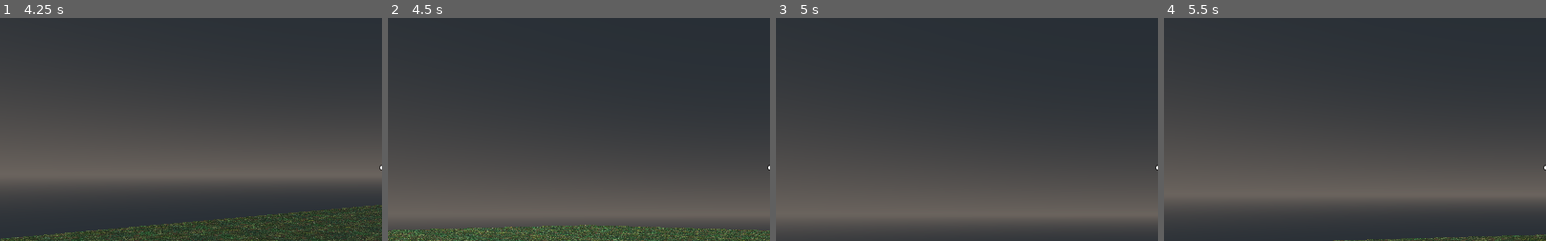
Above: before the commit, frames 1-4 (left to right).
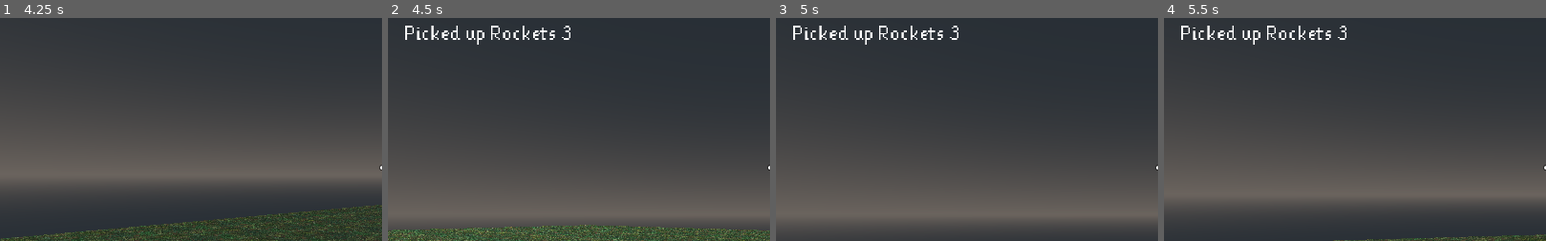
Above: after the commit, the same moments.

Repository: rmanley/retro-3d-fps
Game: Godot game, scene res://scenes/World.tscn
Two runs of this game, one before a commit and one after it. Both use one fixed random seed, a clock stepped at 60 frames per second and the inputs below.
Inputs (mouse positions are % of the whole screen's width and height, from its top left):
- Up to frame 1 (4.25 s): tap Enter at 0.5 s; move the mouse to (55, 50) at 0.52 s; press the mouse at (55, 50) at 0.53 s; hold W (move_forwards) from 0.53 s (still down); tap Space (jump) at 0.77, 1.52, 3.02, 3.77 s; move the mouse to (45, 50) at 1.27 s; release the mouse at (45, 50) at 1.28 s; tap Shift (crouch) at 1.35 s; move the mouse to (52, 48) at 2.02 s; hold Mouse wheel down (weapon_next) 2.03-2.78 s; move the mouse to (49, 52) at 2.77 s; tap Mouse wheel up (weapon_previous) at 2.85 s; tap R (restart) at 3.5 s; move the mouse to (57, 51) at 3.52 s; tap 1 at 3.6 s
- Up to frame 2 (4.5 s): keep holding W (move_forwards); move the mouse to (42, 49) at 4.27 s; tap 2 at 4.35 s
- Up to frame 3 (5 s): keep holding W (move_forwards); tap Space (jump) at 4.52 s
- Up to frame 4 (5.5 s): keep holding W (move_forwards); move the mouse to (51, 50) at 5.02 s; tap 3 at 5.1 s
The pictures show only the part of the screen within x 0-50%, y 16-66%; the shares and areas given below are measured in that part.

Frame 1 is identical in both runs. In frame 2, 0.9% of the frame differs, in the area x 4-48%, y 3-12%; in frame 3, 0.9%; in frame 4, 0.9%.

Commit message:
Added pickup ui and sound effects.

Diff:
--- /dev/null
+++ b/characters/player/PickupInfo.gd
@@ -0,0 +1,28 @@
+extends Label
+
+const _MAX_LINES = 5
+const _PICKED_UP_MESSAGE = 'Picked up %s'
+var _pickups_info = []
+
+func _ready():
+	text = ''
+
+func add_pickups_info(pickup_type, amount: int):
+	$RemoveInfoTimer.start()
+	var pickup = Pickup.pickup_name(pickup_type)
+	if !Pickup.is_weapon(pickup_type) and amount > 0:
+		pickup += ' %s' % amount
+	_pickups_info.push_back(_PICKED_UP_MESSAGE % pickup)
+	while _pickups_info.size() > _MAX_LINES:
+		_pickups_info.pop_front()
+	update_display()
+
+func remove_pickups_info():
+	if _pickups_info.size() > 0:
+		_pickups_info.pop_front()
+	update_display()
+
+func update_display():
+	text = ''
+	for pickup_info in _pickups_info:
+		text += pickup_info + '\n'
--- a/characters/player/PickupManager.gd
+++ b/characters/player/PickupManager.gd
@@ -14,5 +14,5 @@
 func on_area_entered(pickup: Pickup):
 	if pickup.pickup_type == Pickup.PickupType.HEALTH and _current_player_health == max_player_health:
 		return
-	emit_signal('got_pickup', pickup.pickup_type, pickup.ammount)
+	emit_signal('got_pickup', pickup.pickup_type, pickup.amount)
 	pickup.queue_free()
--- a/characters/player/Player.tscn
+++ b/characters/player/Player.tscn
@@ -24,6 +24,13 @@
 [ext_resource path="res://ui/crypt_domino_1b.png" type="Texture" id=22]
 [ext_resource path="res://ui/KleintenDynamicFont.tres" type="DynamicFont" id=23]
 [ext_resource path="res://characters/player/StatsDisplay.gd" type="Script" id=24]
+[ext_resource path="res://ui/KLEINTEN.ttf" type="DynamicFontData" id=25]
+[ext_resource path="res://characters/player/PickupInfo.gd" type="Script" id=26]
+[ext_resource path="res://sfx/out_of_ammo.wav" type="AudioStream" id=27]
+[ext_resource path="res://sfx/machine_gun_fire.wav" type="AudioStream" id=28]
+[ext_resource path="res://sfx/rocket_launcher_fire.wav" type="AudioStream" id=29]
+[ext_resource path="res://sfx/shotgun_fire.wav" type="AudioStream" id=30]
+[ext_resource path="res://sfx/knife_fire.wav" type="AudioStream" id=31]
 
 [sub_resource type="CapsuleShape" id=1]
 radius = 0.5
@@ -327,6 +334,10 @@
 "update": 1,
 "values": [ false ]
 }
+
+[sub_resource type="DynamicFont" id=18]
+size = 24
+font_data = ExtResource( 25 )
 
 [node name="Player" type="KinematicBody" groups=[
 "player",
@@ -387,11 +398,16 @@
 "_edit_use_anchors_": false
 }
 
+[node name="SwingSound" type="AudioStreamPlayer3D" parent="Camera/WeaponManager/Weapons/Machete"]
+stream = ExtResource( 31 )
+bus = "sfx"
+
 [node name="MachineGun" type="Spatial" parent="Camera/WeaponManager/Weapons"]
 transform = Transform( 1, 0, 0, 0, 1, 0, 0, 0, 1, 0.117185, 0, 0.196641 )
 visible = false
 script = ExtResource( 9 )
 is_automatic = true
+ammo = 0
 attack_rate = 0.1
 
 [node name="Graphics" type="Spatial" parent="Camera/WeaponManager/Weapons/MachineGun"]
@@ -434,15 +450,24 @@
 "_edit_use_anchors_": false
 }
 
+[node name="GunshotSound" type="AudioStreamPlayer3D" parent="Camera/WeaponManager/Weapons/MachineGun"]
+stream = ExtResource( 28 )
+bus = "sfx"
+
+[node name="OutOfAmmoSound" type="AudioStreamPlayer3D" parent="Camera/WeaponManager/Weapons/MachineGun"]
+stream = ExtResource( 27 )
+bus = "sfx"
+
 [node name="Shotgun" type="Spatial" parent="Camera/WeaponManager/Weapons"]
 transform = Transform( 1, 0, 0, 0, 1, 0, 0, 0, 1, 0.124738, 0, 0.214692 )
 visible = false
 script = ExtResource( 9 )
 damage = 10
+ammo = 0
 attack_rate = 0.8
 
 [node name="Graphics" type="Spatial" parent="Camera/WeaponManager/Weapons/Shotgun"]
-transform = Transform( 1, 0, 0, 0, 1, 0, 0, 0, 1, 0, 0, 0.169494 )
+transform = Transform( 1, 0, 0, 0, 0.946531, -0.322613, 0, 0.322613, 0.946531, 0, 0, 0 )
 
 [node name="shotgun" parent="Camera/WeaponManager/Weapons/Shotgun/Graphics" instance=ExtResource( 7 )]
 transform = Transform( 0.14432, 0, 0, 0, 0.14432, 0, 0, 0, 0.14432, 0, 0, 0 )
@@ -493,11 +518,20 @@
 "_edit_use_anchors_": false
 }
 
+[node name="GunshotSound" type="AudioStreamPlayer3D" parent="Camera/WeaponManager/Weapons/Shotgun"]
+stream = ExtResource( 30 )
+bus = "sfx"
+
+[node name="OutOfAmmoSound" type="AudioStreamPlayer3D" parent="Camera/WeaponManager/Weapons/Shotgun"]
+stream = ExtResource( 27 )
+bus = "sfx"
+
 [node name="RocketLauncher" type="Spatial" parent="Camera/WeaponManager/Weapons"]
 transform = Transform( 1, 0, 0, 0, 1, 0, 0, 0, 1, 0.118208, 0.0658211, 0.233113 )
 visible = false
 script = ExtResource( 9 )
 damage = 30
+ammo = 0
 
 [node name="Graphics" type="Spatial" parent="Camera/WeaponManager/Weapons/RocketLauncher"]
 transform = Transform( 1, 0, 0, 0, 1, 0, 0, 0, 1, 0, 0, 0.0449856 )
@@ -537,6 +571,14 @@
 __meta__ = {
 "_edit_use_anchors_": false
 }
+
+[node name="RocketFireSound" type="AudioStreamPlayer3D" parent="Camera/WeaponManager/Weapons/RocketLauncher"]
+stream = ExtResource( 29 )
+bus = "sfx"
+
+[node name="OutOfAmmoSound" type="AudioStreamPlayer3D" parent="Camera/WeaponManager/Weapons/RocketLauncher"]
+stream = ExtResource( 27 )
+bus = "sfx"
 
 [node name="AnimationPlayer" type="AnimationPlayer" parent="Camera/WeaponManager"]
 autoplay = "idle"
@@ -632,12 +674,40 @@
 anims/heal = SubResource( 15 )
 anims/hurt = SubResource( 16 )
 anims/start = SubResource( 17 )
+
+[node name="PickupInfo" type="Label" parent="CanvasLayer"]
+margin_left = 23.0
+margin_top = 108.0
+margin_right = 303.0
+margin_bottom = 269.0
+custom_fonts/font = SubResource( 18 )
+text = "Picked up Machine Gun
+Picked up Machine Gun
+Picked up Machine Gun
+Picked up Machine Gun
+Picked up Machine Gun"
+script = ExtResource( 26 )
+__meta__ = {
+"_edit_use_anchors_": false
+}
+
+[node name="RemoveInfoTimer" type="Timer" parent="CanvasLayer/PickupInfo"]
+wait_time = 2.0
 [connection signal="ammo_changed" from="Camera/WeaponManager" to="CanvasLayer/StatsDisplay" method="update_ammo"]
+[connection signal="fired" from="Camera/WeaponManager/Weapons/Machete" to="Camera/WeaponManager/Weapons/Machete/SwingSound" method="play"]
 [connection signal="fired" from="Camera/WeaponManager/Weapons/MachineGun" to="Camera/WeaponManager/Weapons/MachineGun/Graphics/MuzzleFlash" method="flash"]
+[connection signal="fired" from="Camera/WeaponManager/Weapons/MachineGun" to="Camera/WeaponManager/Weapons/MachineGun/GunshotSound" method="play"]
+[connection signal="out_of_ammo" from="Camera/WeaponManager/Weapons/MachineGun" to="Camera/WeaponManager/Weapons/MachineGun/OutOfAmmoSound" method="play"]
 [connection signal="fired" from="Camera/WeaponManager/Weapons/Shotgun" to="Camera/WeaponManager/Weapons/Shotgun/Graphics/MuzzleFlash" method="flash"]
+[connection signal="fired" from="Camera/WeaponManager/Weapons/Shotgun" to="Camera/WeaponManager/Weapons/Shotgun/GunshotSound" method="play"]
+[connection signal="out_of_ammo" from="Camera/WeaponManager/Weapons/Shotgun" to="Camera/WeaponManager/Weapons/Shotgun/OutOfAmmoSound" method="play"]
 [connection signal="fired" from="Camera/WeaponManager/Weapons/RocketLauncher" to="Camera/WeaponManager/Weapons/RocketLauncher/Graphics/MuzzleFlash" method="flash"]
+[connection signal="fired" from="Camera/WeaponManager/Weapons/RocketLauncher" to="Camera/WeaponManager/Weapons/RocketLauncher/RocketFireSound" method="play"]
+[connection signal="out_of_ammo" from="Camera/WeaponManager/Weapons/RocketLauncher" to="Camera/WeaponManager/Weapons/RocketLauncher/OutOfAmmoSound" method="play"]
+[connection signal="dead" from="HealthManager" to="Camera/WeaponManager" method="disable_all_weapons"]
 [connection signal="dead" from="HealthManager" to="CanvasLayer/RestartMessage" method="show"]
-[connection signal="dead" from="HealthManager" to="Camera/WeaponManager" method="disable_all_weapons"]
 [connection signal="healed" from="HealthManager" to="CanvasLayer/HealthEffects/AnimationPlayer" method="play" binds= [ "heal" ]]
 [connection signal="health_changed" from="HealthManager" to="CanvasLayer/StatsDisplay" method="update_health"]
 [connection signal="hurt" from="HealthManager" to="CanvasLayer/HealthEffects/AnimationPlayer" method="play" binds= [ "hurt" ]]
+[connection signal="got_pickup" from="PickupManager" to="CanvasLayer/PickupInfo" method="add_pickups_info"]
+[connection signal="timeout" from="CanvasLayer/PickupInfo/RemoveInfoTimer" to="CanvasLayer/PickupInfo" method="remove_pickups_info"]
--- /dev/null
+++ b/default_bus_layout.tres
@@ -0,0 +1,9 @@
+[gd_resource type="AudioBusLayout" format=2]
+
+[resource]
+bus/1/name = "sfx"
+bus/1/solo = false
+bus/1/mute = false
+bus/1/bypass_fx = false
+bus/1/volume_db = 0.0
+bus/1/send = "Master"
--- a/pickups/HealthPickup.tscn
+++ b/pickups/HealthPickup.tscn
@@ -39,6 +39,7 @@
 collision_layer = 8
 script = ExtResource( 2 )
 pickup_type = 6
+amount = 20
 
 [node name="CollisionShape" type="CollisionShape" parent="."]
 shape = SubResource( 1 )
--- a/pickups/MachineGunAmmoPickup.tscn
+++ b/pickups/MachineGunAmmoPickup.tscn
@@ -39,7 +39,7 @@
 collision_layer = 8
 script = ExtResource( 2 )
 pickup_type = 1
-ammo = 15
+amount = 20
 
 [node name="CollisionShape" type="CollisionShape" parent="."]
 shape = SubResource( 1 )
--- a/pickups/MachineGunPickup.tscn
+++ b/pickups/MachineGunPickup.tscn
@@ -38,7 +38,7 @@
 transform = Transform( 1, 0, 0, 0, 1, 0, 0, 0, 1, 0, 1, 0 )
 collision_layer = 8
 script = ExtResource( 2 )
-ammo = 30
+amount = 50
 
 [node name="CollisionShape" type="CollisionShape" parent="."]
 shape = SubResource( 1 )
--- a/pickups/Pickup.gd
+++ b/pickups/Pickup.gd
@@ -9,5 +9,35 @@
 	HEALTH
 }
 
+static func pickup_name(pickup_type) -> String:
+	match pickup_type:
+		PickupType.MACHINE_GUN:
+			return 'Machine Gun'
+		PickupType.MACHINE_GUN_AMMO:
+			return 'Machine Gun Ammo'
+		PickupType.SHOTGUN:
+			return 'Shotgun'
+		PickupType.SHOTGUN_AMMO:
+			return 'Shotgun Shells'
+		PickupType.ROCKET_LAUNCHER:
+			return 'Rocket Launcher'
+		PickupType.ROCKET_LAUNCHER_AMMO:
+			return 'Rockets'
+		PickupType.HEALTH:
+			return 'Health Pack'
+		_:
+			return 'Unknown'
+
+static func is_weapon(pickup_type) -> bool:
+	match pickup_type:
+		PickupType.MACHINE_GUN:
+			return true
+		PickupType.SHOTGUN:
+			return true
+		PickupType.ROCKET_LAUNCHER:
+			return true
+		_:
+			return false
+
 export(PickupType) var pickup_type
-export var ammount = 10
+export var amount = 10
--- a/pickups/RocketLauncherAmmoPickup.tscn
+++ b/pickups/RocketLauncherAmmoPickup.tscn
@@ -39,7 +39,7 @@
 collision_layer = 8
 script = ExtResource( 2 )
 pickup_type = 5
-ammo = 3
+amount = 3
 
 [node name="CollisionShape" type="CollisionShape" parent="."]
 shape = SubResource( 1 )
--- a/pickups/ShotgunAmmoPickup.tscn
+++ b/pickups/ShotgunAmmoPickup.tscn
@@ -39,6 +39,7 @@
 collision_layer = 8
 script = ExtResource( 2 )
 pickup_type = 3
+amount = 5
 
 [node name="CollisionShape" type="CollisionShape" parent="."]
 shape = SubResource( 1 )
--- a/pickups/ShotgunPickup.tscn
+++ b/pickups/ShotgunPickup.tscn
@@ -39,7 +39,7 @@
 collision_layer = 8
 script = ExtResource( 2 )
 pickup_type = 2
-ammo = 20
+amount = 20
 
 [node name="CollisionShape" type="CollisionShape" parent="."]
 shape = SubResource( 1 )
--- a/scenes/World.tscn
+++ b/scenes/World.tscn
@@ -56,13 +56,13 @@
 transform = Transform( -0.258819, 0, 0.965926, 0, 1, 0, -0.965926, 0, -0.258819, 16.5246, 1, 0 )
 
 [node name="BirdMonster3" parent="Navigation" instance=ExtResource( 6 )]
-transform = Transform( -0.258819, 0, 0.965926, 0, 1, 0, -0.965926, 0, -0.258819, 1.79504, 1, 26.5978 )
+transform = Transform( -1.57048, 0, 5.86112, 0, 6.06788, 0, -5.86112, 0, -1.57048, 1.79504, 1, 26.5978 )
 
 [node name="BirdMonster4" parent="Navigation" instance=ExtResource( 6 )]
-transform = Transform( -0.258819, 0, 0.965926, 0, 1, 0, -0.965926, 0, -0.258819, 8.51575, 1, -30.93 )
+transform = Transform( -0.0955631, 0, 0.356646, 0, 0.369227, 0, -0.356646, 0, -0.0955631, 8.51575, 1, -30.93 )
 
 [node name="ReptileMonster" parent="Navigation" instance=ExtResource( 7 )]
-transform = Transform( -0.866025, 0, 0.5, 0, 1, 0, -0.5, 0, -0.866025, 17.5859, 1, 25.7473 )
+transform = Transform( -6.59731, 0, 3.80896, 0, 7.61792, 0, -3.80896, 0, -6.59731, 17.5859, 1, 25.7473 )
 
 [node name="Environment" type="Spatial" parent="."]
 __meta__ = {
--- a/weapons/Explosion.tscn
+++ b/weapons/Explosion.tscn
@@ -1,7 +1,8 @@
-[gd_scene load_steps=10 format=2]
+[gd_scene load_steps=11 format=2]
 
 [ext_resource path="res://effects/raw_assets/circle32.png" type="Texture" id=1]
 [ext_resource path="res://weapons/Explosion.gd" type="Script" id=2]
+[ext_resource path="res://sfx/explosion.wav" type="AudioStream" id=3]
 
 [sub_resource type="SphereShape" id=1]
 radius = 3.5
@@ -75,4 +76,13 @@
 wait_time = 5.0
 one_shot = true
 autostart = true
+
+[node name="ExplosionSound" type="AudioStreamPlayer3D" parent="."]
+stream = ExtResource( 3 )
+unit_db = 25.0
+max_db = 5.0
+autoplay = true
+bus = "sfx"
+emission_angle_enabled = true
+emission_angle_degrees = 90.0
 [connection signal="timeout" from="DeathTimer" to="." method="queue_free"]
Not shown: 1 places in characters/player/Player.tscn that only renumber resources
Not shown, added: sfx/explosion.wav.import
Not shown, added: sfx/knife_fire.wav.import
Not shown, added: sfx/machine_gun_fire.wav.import
Not shown, added: sfx/out_of_ammo.wav.import
Not shown, added: sfx/rocket_launcher_fire.wav.import
Not shown, added: sfx/shotgun_fire.wav.import
Not shown, added: sfx/explosion.wav
Not shown, added: sfx/knife_fire.wav
Not shown, added: sfx/machine_gun_fire.wav
Not shown, added: sfx/out_of_ammo.wav
Not shown, added: sfx/rocket_launcher_fire.wav
(and 1 more such lines)
